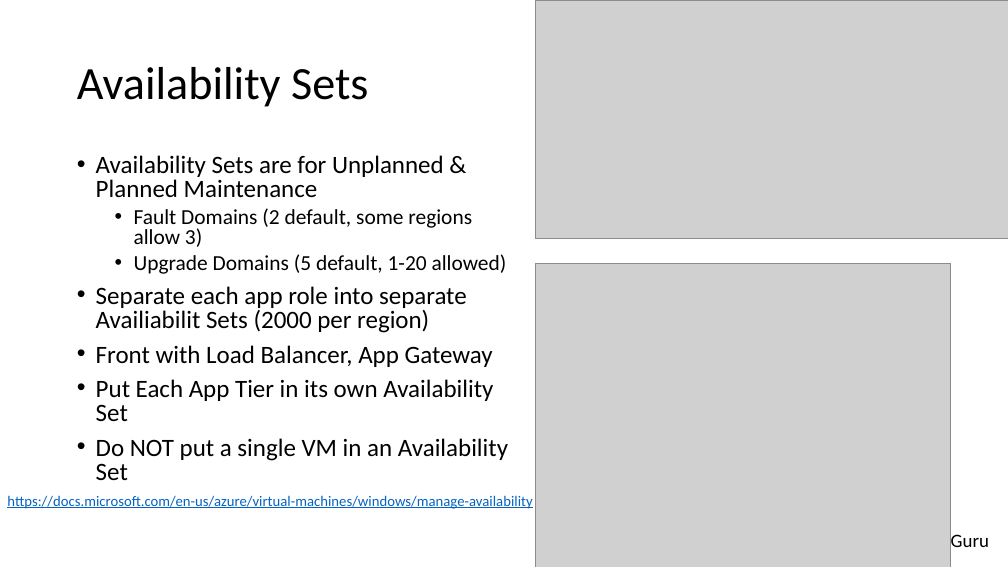
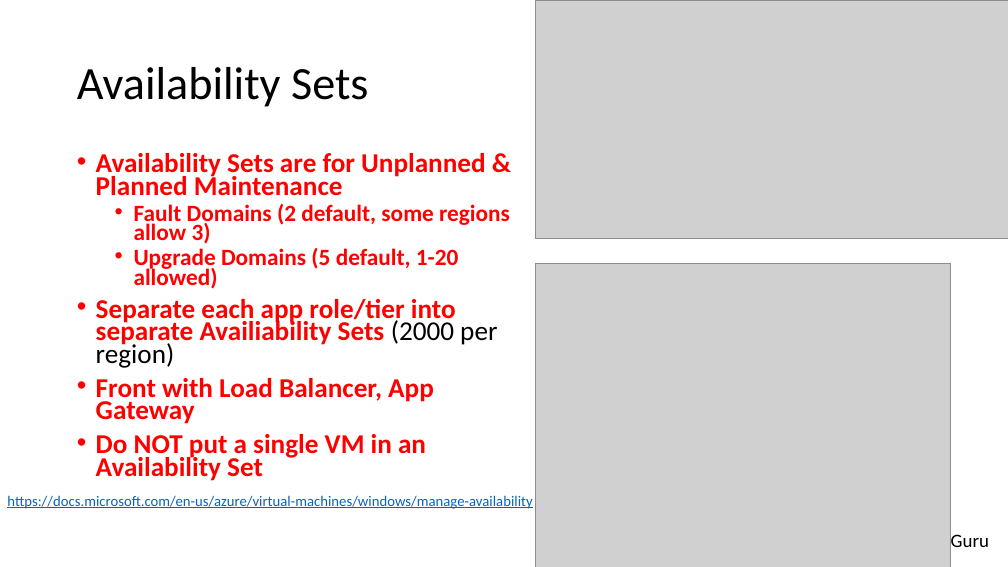
Before and after one commit to michaelsrichter/70534ExamPrep, a slide deck: slide 21 of Decks/70-534_NYC_Compute_Arch_Final.pptx. Drawn at 1008x567 pixels with LibreOffice and Linux fonts; fonts in the diff are those of the drawing; grey boxes stand for pictures. Boxes give left, top, right and bottom in pixels: in the first picture for what was removed or moved away, otherwise in the second. Text is boxed around its words. In the diff, an @@ line names an element or a change of style, - is before the commit and + after.

```diff
--- a/Decks/70-534_NYC_Compute_Arch_Final.pptx
+++ b/Decks/70-534_NYC_Compute_Arch_Final.pptx
@@ text at box(96, 153, 510, 481): size 23.8 to 25.9 pt in "Availability Sets are for Unplanned & Planned ...", "Front with Load Balancer, App Gateway", "Do NOT put a single VM in ..."; text colour #000000 to #FF0000, bold on in "Availability Sets are for Unplanned & Planned ...", "Fault Domains (2 default, some regions allow ...", "Upgrade Domains (5 default, 1-20 allowed)", "Front with Load Balancer, App Gateway" and 1 more places; size 20.4 to 22.2 pt in "Fault Domains (2 default, some regions allow ...", "Upgrade Domains (5 default, 1-20 allowed)"; line spacing 0.8 to 0.7 @@
@@ text at box(96, 299, 497, 368): text changed; size 23.8 to 25.9 pt; text colour #000000 to #FF0000; bold on @@
-• Separate each app role into separate Availiabilit Sets (2000 per region)
+• Separate each app role/tier into separate Availiability Sets (2000 per region)
@@ text at box(96, 379, 493, 421): paragraph removed @@
-• Put Each App Tier in its own Availability Set
```
Also in this commit, not shown: 26 other slides changed.
